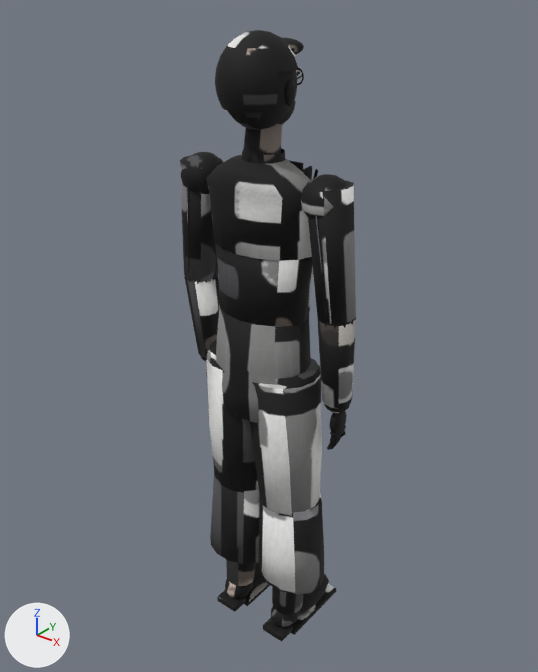
A saved change to the glTF model assets/models/kedr/human_ep_lab.glb.
Both versions are drawn from a camera (50 mm lens) standing at (1.193, -1.462, 1.938) and looking at (-0.038, 0.077, 0.984). The axes (+X, +Y, +Z) are drawn at lower left. The lights are the same throughout. The older version comes first. Vertices at exactly the same position are counted once.

The first picture shows 'human_ep_lab'.
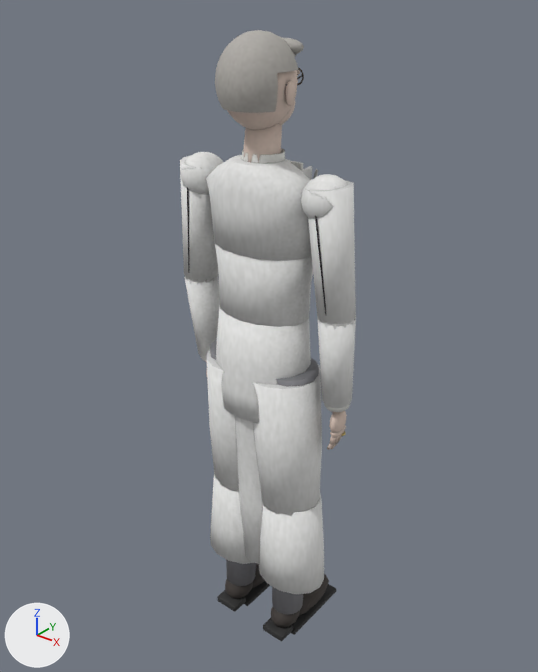
Edits to the scene script, one JSON object a line:
```json
{"block": "me_pelvis", "where": "# used by ob_human_ep_lab; location = (0.0, 0.0, 0.0)"}
{"op": "remove", "block": "me_pelvis", "code": "me_pelvis.from_pydata(...)  # 5543 vertices, 10532 faces; spans x -0.29..0.29, y -0.12..0.23, z -0.02..1.82"}
{"op": "add", "block": "me_pelvis", "code": "me_pelvis.from_pydata(...)  # 5579 vertices, 10590 faces; spans x -0.29..0.29, y -0.12..0.23, z -0.02..1.82"}
{"block": "me_pelvis", "change": "me_pelvis part 1"}
{"block": "me_pelvis", "change": "95 faces are deleted"}
{"block": "me_pelvis", "change": "6 vertices move within x -0.23..0.21, y 0.04..0.11, z 0.49..0.75"}
{"block": "me_pelvis", "change": "31 vertices are added at x -0.1..0.09, y -0.1..0.11, z 0.25..0.89"}
{"block": "me_pelvis", "change": "5 new vertices lie (0.01, 0.05, 0.0) away from vertices in x -0.1..0.09, y -0.05..0.02, z 0.25..0.89"}
{"block": "me_pelvis", "change": "153 new faces join them"}
{"block": "me_pelvis", "change": "me_pelvis part 2: 10250 kept faces spanning x -0.29..0.29, y -0.12..0.23, z -0.02..1.82 get new texture (UV) coordinates"}
{"block": "me_pelvis", "change": "other edits to the shape of me_pelvis do not show in these pictures"}
```

Where the change shows, as pixel boxes (x1, y1, x2, y2) in the pictures (538 x 672 px):
```json
{"part": 1, "of": "me_pelvis", "change": "built on", "after": [235, 416, 263, 564]}
{"part": 2, "of": "me_pelvis", "change": "surface changed", "before": [180, 30, 356, 641], "after": [180, 30, 356, 641], "on screen": "lighter"}
```
